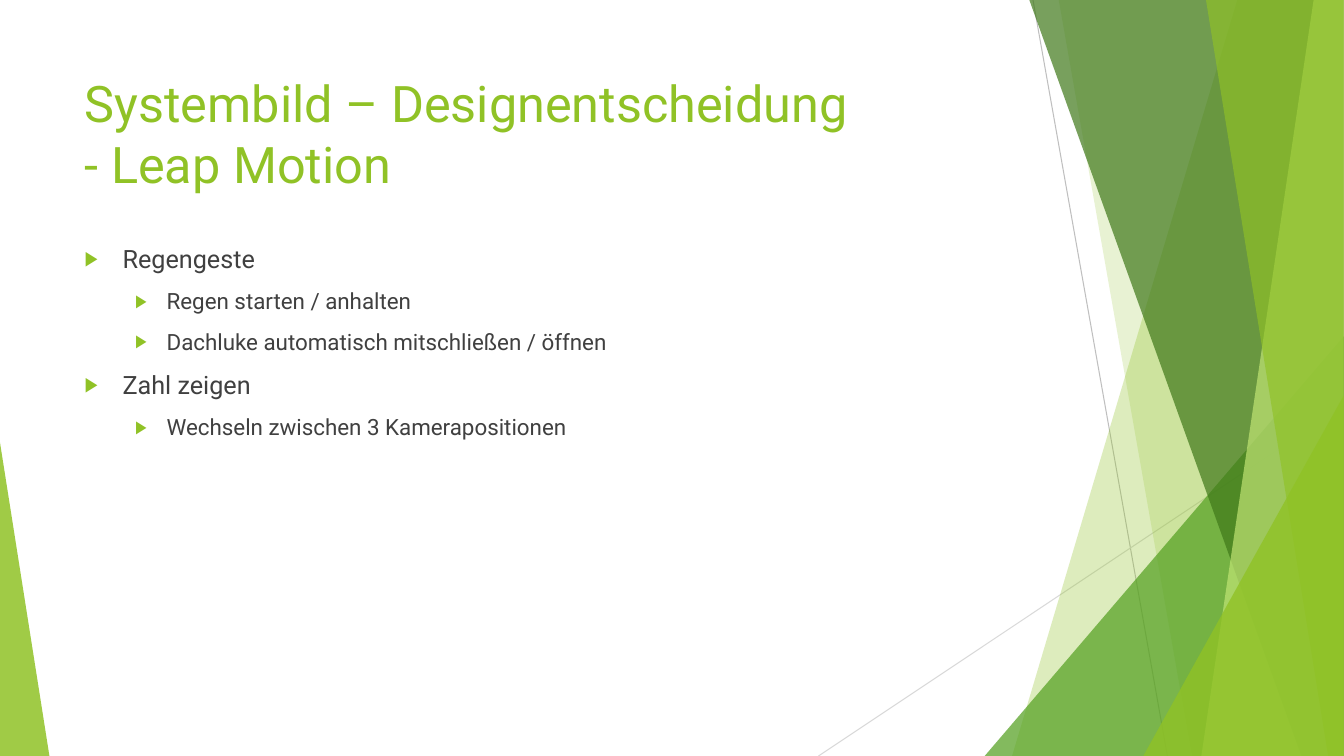
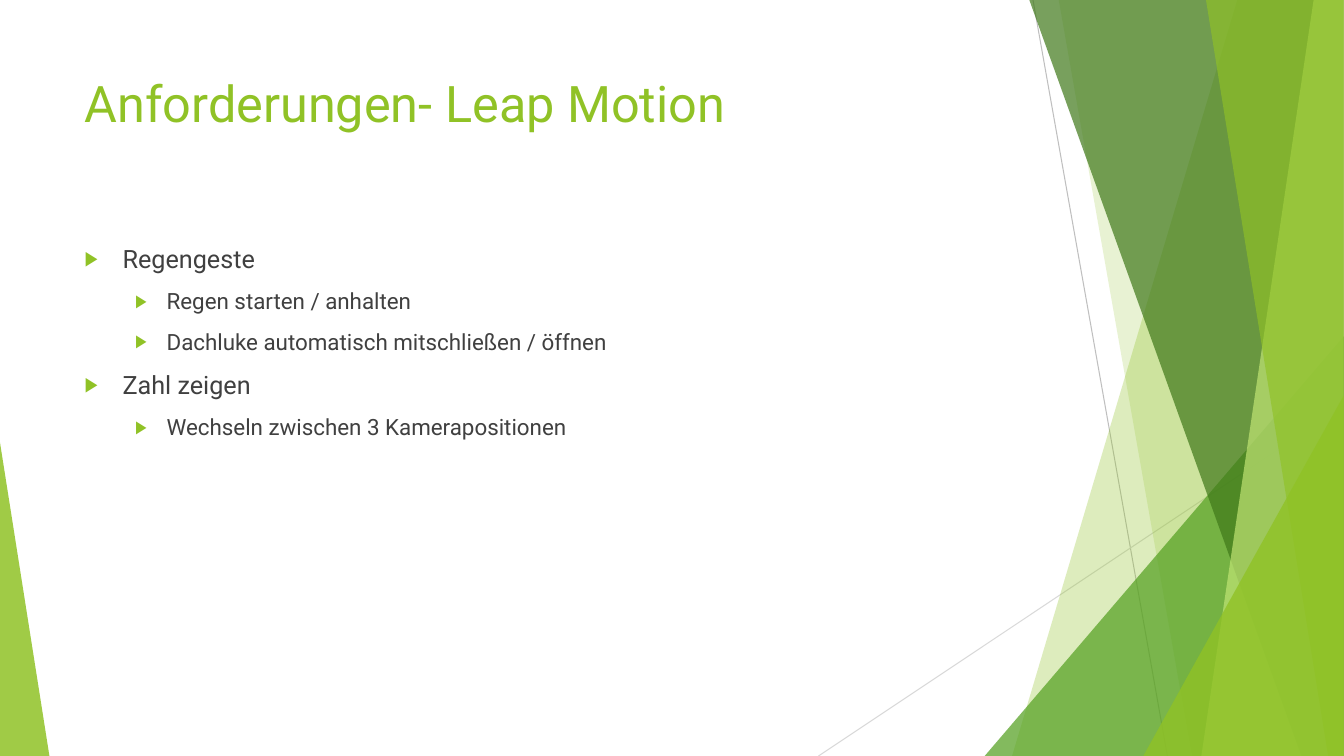
Before and after one commit to NotoriousRonin/EMM-Project, a slide deck: slide 6 of Praesi.pptx. Drawn at 1344x756 pixels with LibreOffice and Linux fonts; fonts in the diff are those of the drawing. Boxes give left, top, right and bottom in pixels: in the first picture for what was removed or moved away, otherwise in the second. Text is boxed around its words. In the diff, an @@ line names an element or a change of style, - is before the commit and + after.

```diff
--- a/Praesi.pptx
+++ b/Praesi.pptx
@@ title at (85,83,725,133): text changed @@
-Systembild – Designentscheidung
-- Leap Motion
+Anforderungen- Leap Motion
```
Also in this commit, not shown: 3 other slides changed, 1 other file.
